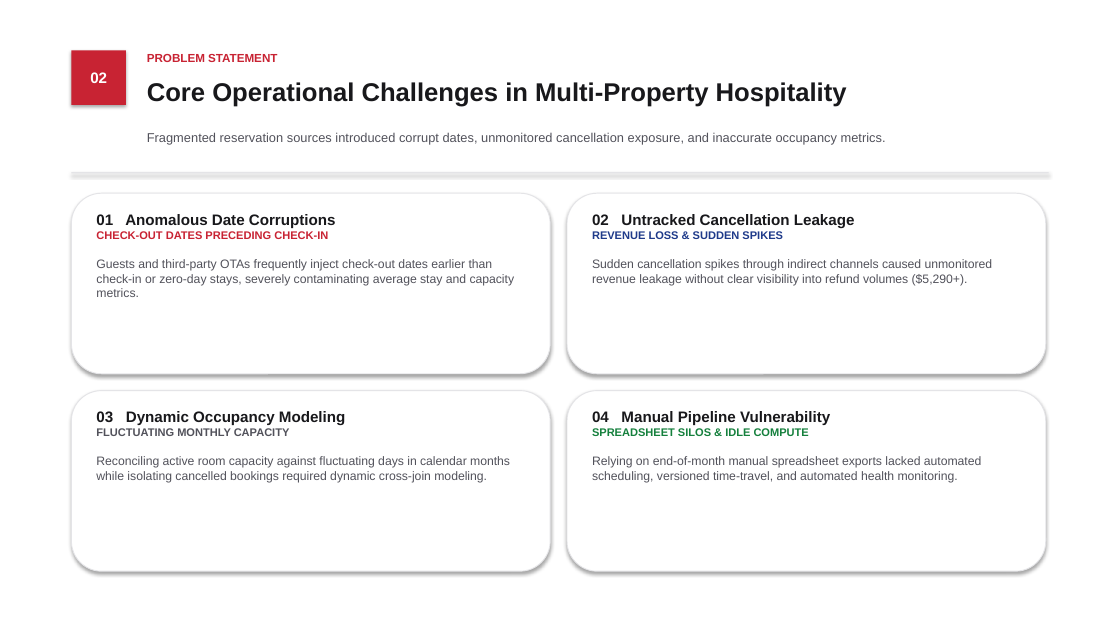
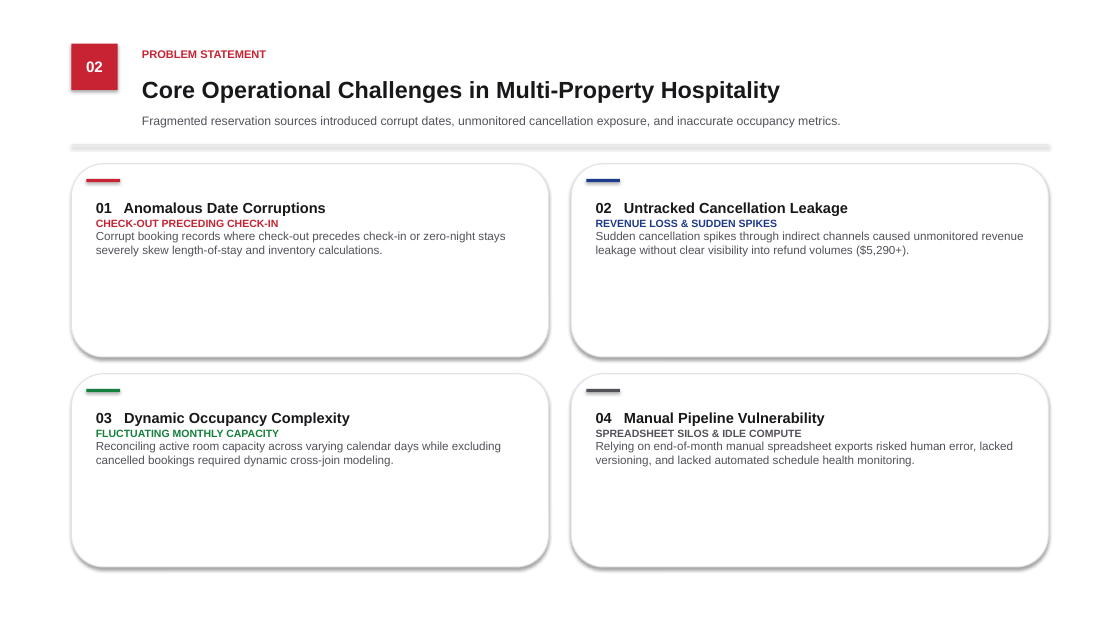
Before and after one commit to ashlesh0805/snowflake-hotel-reservation-analytics, a slide deck: slide 2 of Hotel_Reservation_Analytics_Japanese_Style.pptx. Drawn at 1120x630 pixels with LibreOffice and Linux fonts; fonts in the diff are those of the drawing. Boxes give left, top, right and bottom in pixels: in the first picture for what was removed or moved away, otherwise in the second. Text is boxed around its words. In the diff, an @@ line names an element or a change of style, - is before the commit and + after.

Commit message:
Refactor presentation to pixel-perfect alignment, add Team 07 attribution and Thank You slide

```diff
--- a/Hotel_Reservation_Analytics_Japanese_Style.pptx
+++ b/Hotel_Reservation_Analytics_Japanese_Style.pptx
@@ rectangle "02": place and size @@
-rectangle "02" at <box>71,50,126,105</box>
+rectangle "02" at <box>71,44,118,90</box>
@@ text "PROBLEM STATEMENT" at <box>142,50,266,58</box>: size 10 to 9.5 pt @@
@@ text "Core Operational Challenges in Multi-Property ..." at <box>142,81,780,103</box>: size 22 to 20 pt @@
@@ text "Fragmented reservation sources introduced corrupt ...": place and size @@
-text "Fragmented reservation sources introduced corrupt ..." at <box>147,132,886,145</box>
+text "Fragmented reservation sources introduced corrupt ..." at <box>142,116,841,128</box>
@@ text "Fragmented reservation sources introduced corrupt ..." at <box>142,116,841,128</box>: size 11 to 10.5 pt @@
@@ rectangle: place and size @@
-rectangle at <box>71,172,1049,173</box>
+rectangle at <box>71,145,1049,145</box>
@@ rounded rectangle: place and size @@
-rounded rectangle at <box>71,193,550,374</box>
+rounded rectangle at <box>71,164,549,357</box>
@@ rectangle added at <box>87,179,120,182</box>, fill #C82333 @@
@@ outline #E4E4E7 0.8 pt to #E4E4E7 0.9 pt in 3 elements at <box>71,164,549,357</box>, <box>71,374,549,567</box>, <box>571,164,1049,357</box> @@
@@ rounded rectangle: place and size @@
-rounded rectangle at <box>567,193,1046,374</box>
+rounded rectangle at <box>571,164,1049,357</box>
@@ rectangle added at <box>586,179,620,182</box>, fill #1E3A8A @@
@@ text "01 Anomalous Date Corruptions": place and size @@
-text "01 Anomalous Date Corruptions" at <box>96,214,515,297</box>
+text "01 Anomalous Date Corruptions" at <box>96,202,505,257</box>
@@ text at <box>96,202,326,216</box>: size 13 to 12.5 pt in "01 Anomalous Date Corruptions" @@
@@ text "02 Untracked Cancellation Leakage": place and size @@
-text "02 Untracked Cancellation Leakage" at <box>592,214,993,286</box>
+text "02 Untracked Cancellation Leakage" at <box>596,202,1024,257</box>
@@ text "02 Untracked Cancellation Leakage" at <box>596,202,1024,257</box>: size 13 to 12.5 pt in "02 Untracked Cancellation Leakage"; size 9.5 to 9 pt in "REVENUE LOSS & SUDDEN SPIKES"; size 10.5 to 10 pt in "Sudden cancellation spikes through indirect channels caused ..." @@
@@ text at <box>96,219,505,257</box>: text changed; size 10.5 to 10 pt @@
-CHECK-OUT DATES PRECEDING CHECK-IN
-Guests and third-party OTAs frequently inject check-out dates earlier than check-in or zero-day stays, severely contaminating average stay and capacity metrics.
+CHECK-OUT PRECEDING CHECK-IN
+Corrupt booking records where check-out precedes check-in or zero-night stays severely skew length-of-stay and inventory calculations.
@@ rounded rectangle: place and size @@
-rounded rectangle at <box>567,391,1046,571</box>
+rounded rectangle at <box>71,374,549,567</box>
@@ rectangle added at <box>87,389,120,392</box>, fill #15803D @@
@@ rounded rectangle added at <box>571,374,1049,567</box>, fill #FFFFFF, outline #E4E4E7 0.9 pt @@
@@ rectangle added at <box>586,389,620,392</box>, fill #52525B @@
@@ rounded rectangle removed at <box>71,391,550,571</box> @@
@@ text at <box>96,412,350,426</box>: text changed; size 13 to 12.5 pt @@
-03 Dynamic Occupancy Modeling
+03 Dynamic Occupancy Complexity
@@ text at <box>596,412,825,437</box>: size 13 to 12.5 pt in "04 Manual Pipeline Vulnerability"; size 9.5 to 9 pt, text colour #15803D to #52525B in "SPREADSHEET SILOS & IDLE COMPUTE" @@
@@ text at <box>96,441,501,467</box>: text changed; size 10.5 to 10 pt @@
-Reconciling active room capacity against fluctuating days in calendar months while isolating cancelled bookings required dynamic cross-join modeling.
+Reconciling active room capacity across varying calendar days while excluding cancelled bookings required dynamic cross-join modeling.
@@ text at <box>96,429,279,437</box>: size 9.5 to 9 pt, text colour #52525B to #15803D in "FLUCTUATING MONTHLY CAPACITY" @@
@@ text at <box>596,441,1014,467</box>: text changed; size 10.5 to 10 pt @@
-Relying on end-of-month manual spreadsheet exports lacked automated scheduling, versioned time-travel, and automated health monitoring.
+Relying on end-of-month manual spreadsheet exports risked human error, lacked versioning, and lacked automated schedule health monitoring.
```
Also in this commit, not shown: 6 other slides changed, 1 slide added, 4 other files.
